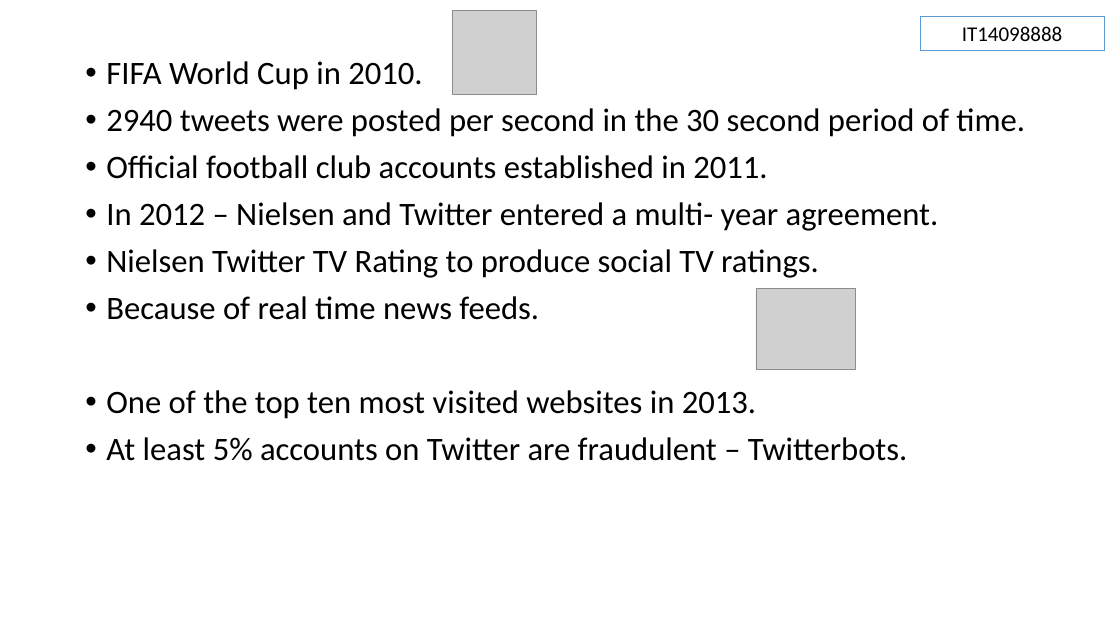
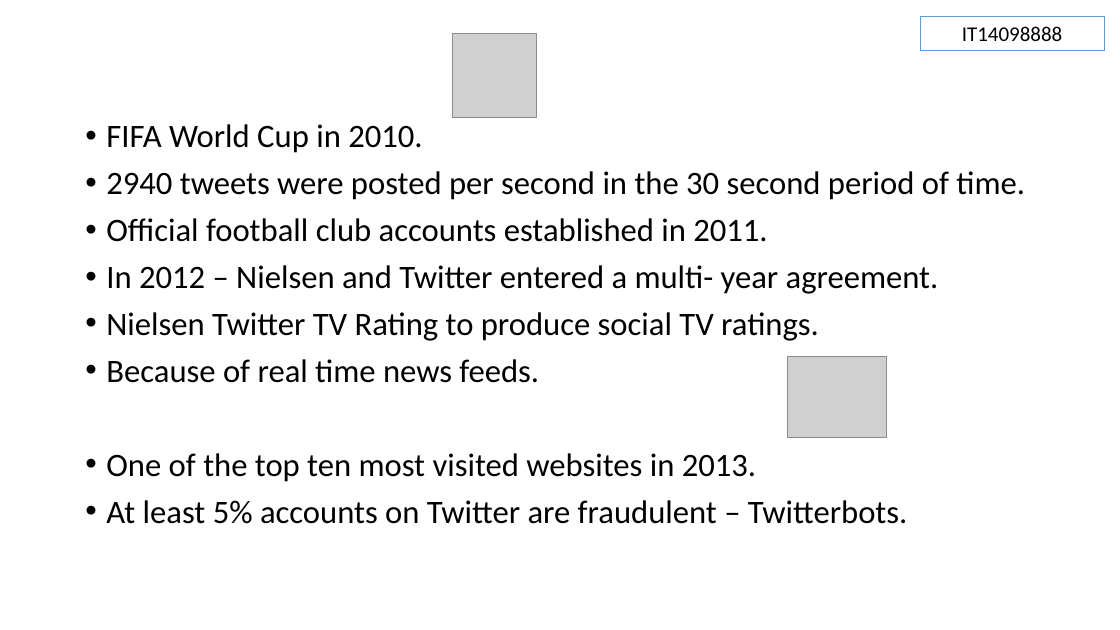
Before and after one commit to Sajith16/SACaseStudy, a slide deck: slide 6 of DSN-QRL-GR2.pptx. Drawn at 1120x630 pixels with LibreOffice and Linux fonts; fonts in the diff are those of the drawing; grey boxes stand for pictures. Boxes give left, top, right and bottom in pixels: in the first picture for what was removed or moved away, otherwise in the second. Text is boxed around its words. In the diff, an @@ line names an element or a change of style, - is before the commit and + after.

```diff
--- a/DSN-QRL-GR2.pptx
+++ b/DSN-QRL-GR2.pptx
@@ picture: place and size @@
-picture at bbox=[452, 10, 536, 94]
+picture at bbox=[452, 34, 536, 118]
@@ text "FIFA World Cup in 2010.": place and size @@
-text "FIFA World Cup in 2010." at bbox=[106, 61, 1025, 461]
+text "FIFA World Cup in 2010." at bbox=[106, 124, 1025, 524]
@@ picture: place and size @@
-picture at bbox=[756, 288, 855, 369]
+picture at bbox=[787, 357, 886, 438]
```
Also in this commit, not shown: 1 other slide changed.
